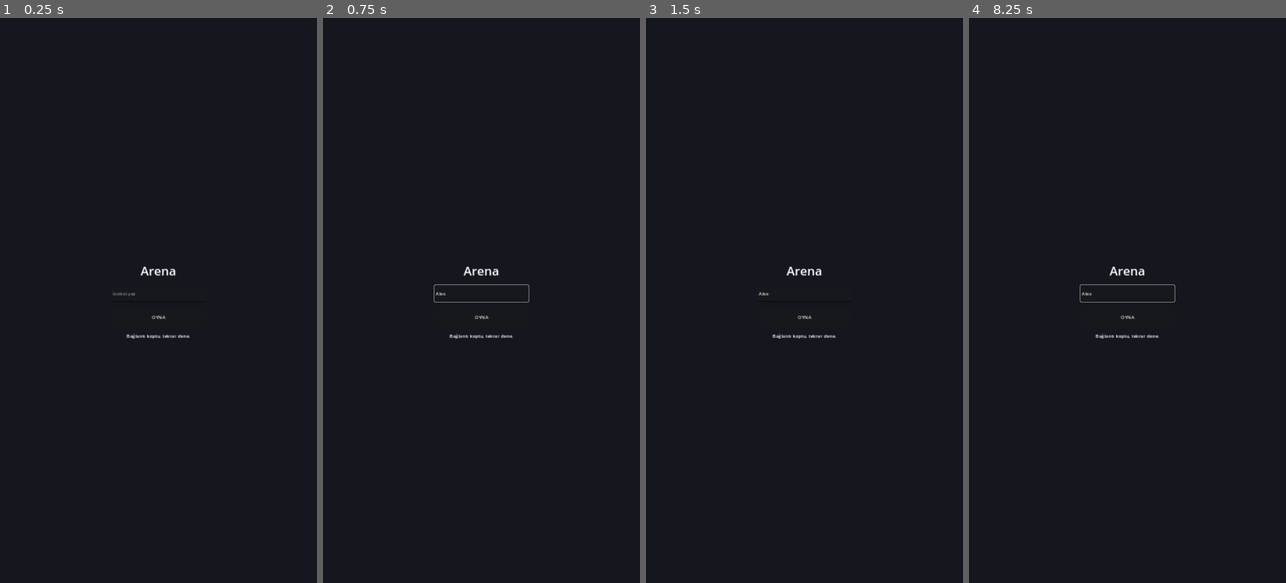
Above: before the commit, frames 1-4 (left to right).
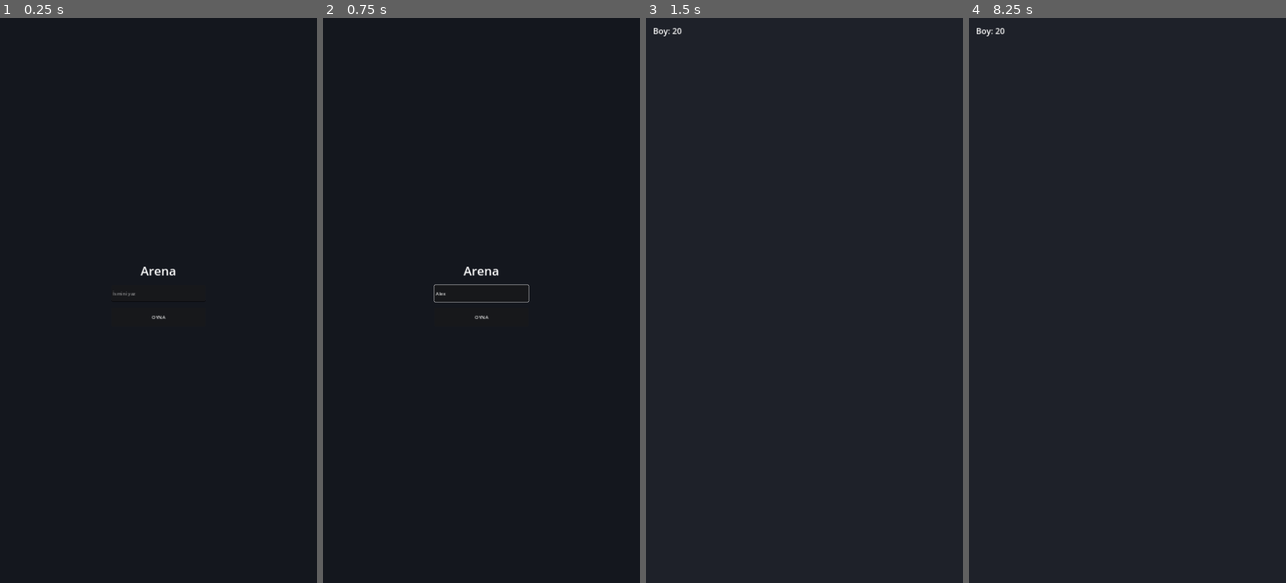
Above: after the commit, the same moments.

Repository: devrankacan/mobil-oyun-projesi
Game: Godot game, scene res://scenes/Main.tscn
The game is run twice, just before and just after one commit, with the same random seed, the same clock (stepped at 60 frames per second) and the same inputs.
Inputs (mouse positions are in pixels of both pictures, inside the frame that each line leads up to):
- Up to frame 1 (0.25 s): no input
- Up to frame 2 (0.75 s): click (481, 294) at 0.52 s; type "Alex" at 0.6 s
- Up to frame 3 (1.5 s): click "OYNA" at 1.25 s
- Up to frame 4 (8.25 s): click (1127, 317) at 2 s, where only the run before the commit has a clickable "OYNA"; click (1127, 317) at 2.75 s, where only the run before the commit has a clickable "OYNA"; tap Enter at 3.5, 5, 6.5 s; move the mouse to (1197, 272) at 3.52 s; click (1197, 272) at 3.67 s; tap Space at 4.25, 5.75, 7.25 s; drag from (1064, 328) to (1111, 413) at 4.27 s; move the mouse to (1159, 176) at 5.02 s; click (1159, 176) at 5.17 s; drag from (1111, 413) to (1032, 215) at 5.77 s; move the mouse to (1222, 385) at 6.52 s; click (1222, 385) at 6.67 s; drag from (1032, 215) to (1079, 159) at 7.27 s; move the mouse to (1143, 300) at 8.02 s; click (1143, 300) at 8.17 s

The runs differ from the first frame. In frame 1, 0.1% of the frame differs, in the area x 39-60%, y 55-57%; in frame 2, 0.1%; in frame 3, 0.3%; in frame 4, 0.4%, in the area x 2-66%, y 1-57%.

Commit message:
Fix disconnected signal not firing when initial connection fails
Previously disconnected only fired if the socket closed while
_connecting was already false, so a failed handshake (server
unreachable) left the start screen stuck on "Bağlanıyor..." forever.

Diff:
--- a/client/scripts/NetworkManager.gd
+++ b/client/scripts/NetworkManager.gd
@@ -35,8 +35,11 @@
 		_connecting = false
 		connected.emit()
 
-	if state == WebSocketPeer.STATE_CLOSED and not _connecting:
-		disconnected.emit()
+	if state == WebSocketPeer.STATE_CLOSED:
+		if _connecting or not your_id.is_empty():
+			_connecting = false
+			your_id = ""
+			disconnected.emit()
 		return
 
 	while socket.get_available_packet_count() > 0:
